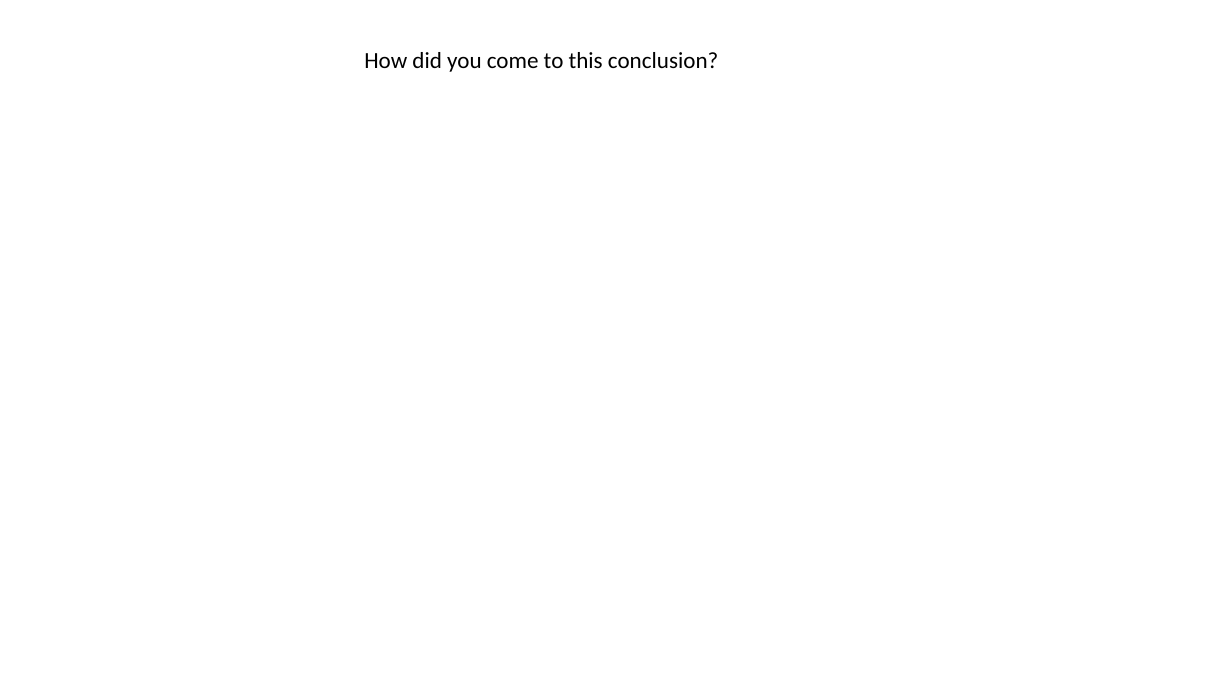
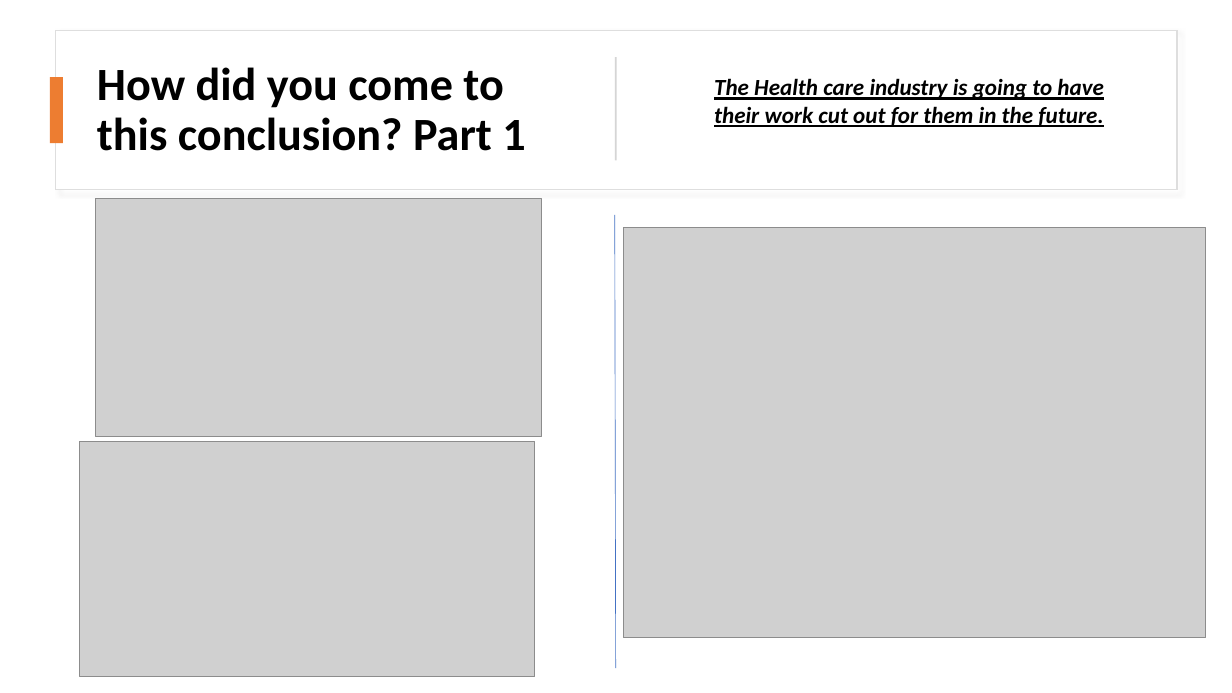
Before and after one commit to ZachBowyer/data-512-common_analysis, a slide deck: slide 5 of Reports/Presentation.pptx (slide 4 before the commit). Drawn at 1232x693 pixels with LibreOffice and Linux fonts; fonts in the diff are those of the drawing; grey boxes stand for pictures. Boxes give left, top, right and bottom in pixels: in the first picture for what was removed or moved away, otherwise in the second. Text is boxed around its words. In the diff, an @@ line names an element or a change of style, - is before the commit and + after.

```diff
--- a/Reports/Presentation.pptx
+++ b/Reports/Presentation.pptx
@@ rectangle added at [55, 30, 1177, 189], fill #FFFFFF, outline #DEDEDE 1 pt @@
@@ text "How did you come to ..." at [97, 67, 525, 151]: vertical alignment top to middle @@
@@ rectangle added at [616, 57, 617, 161], fill #D5D5D5 @@
@@ rectangle added at [50, 78, 63, 144], fill #ED7D31 @@
@@ text at [97, 67, 525, 151]: text changed; size 18 to 36 pt; bold on @@
-How did you come to this conclusion?
+How did you come to this conclusion? Part 1
@@ text added at [714, 78, 1104, 127], 18 pt, text #000000, bold, italic, underline @@
+The Health care industry is going to have their work cut out for them in the future.
@@ picture added at [96, 199, 542, 437] @@
@@ line added from (615, 215) to (616, 668), #4472C4 0.5 pt @@
@@ picture added at [624, 227, 1206, 638] @@
@@ picture added at [79, 442, 535, 677] @@
```
Also in this commit, not shown: 2 other slides changed, 8 slides added, 8 slides removed, 2 other files.
